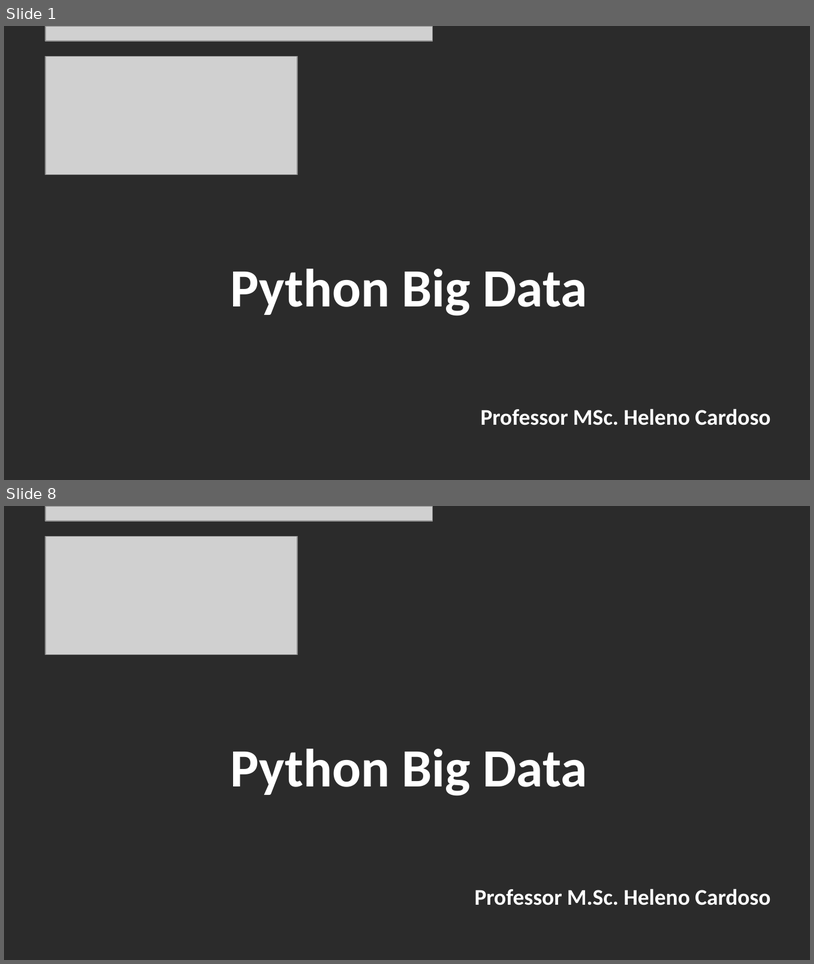
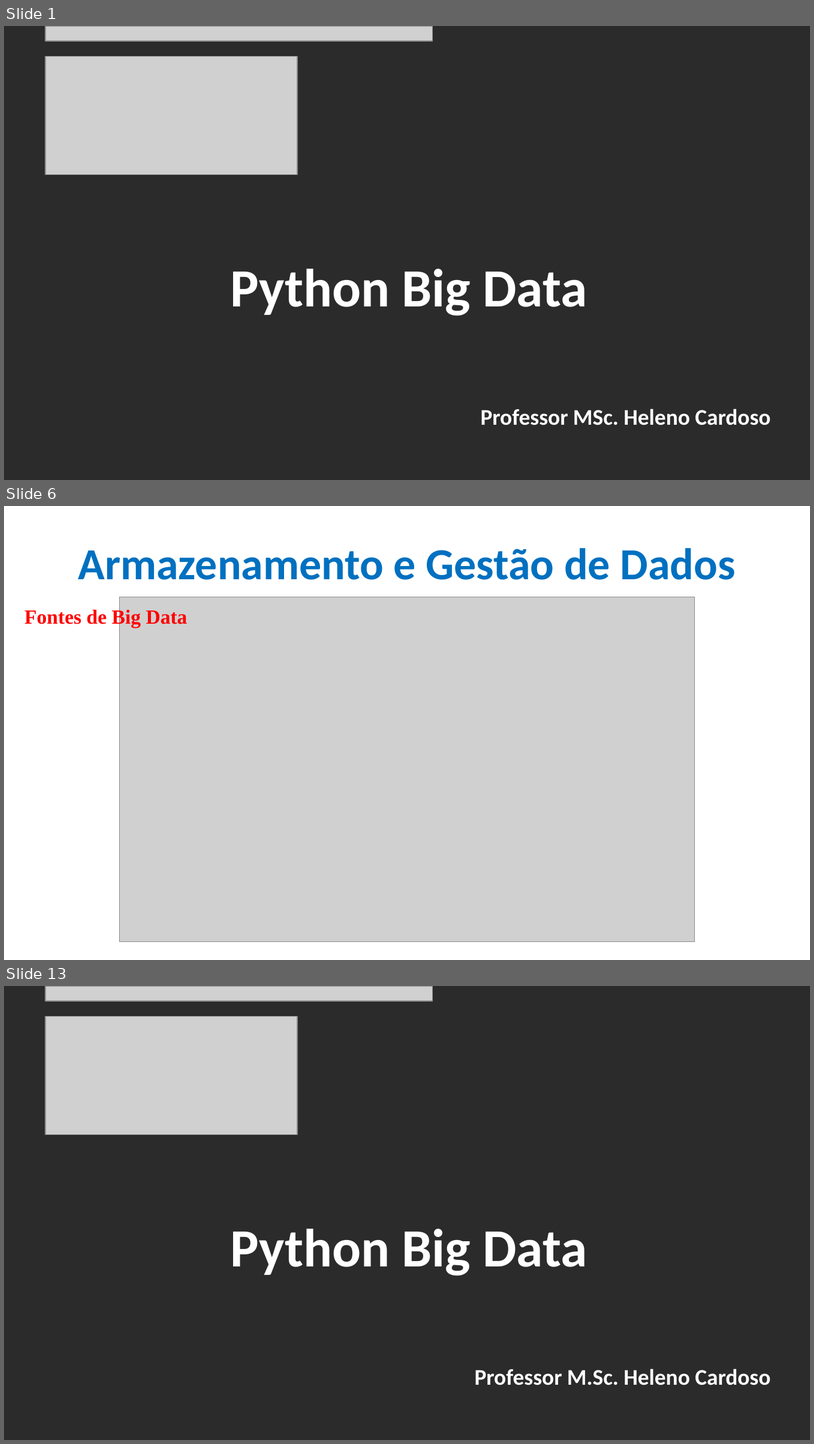
Before and after one commit to CloudEducationBrazil/WydenPythonBigData, a slide deck: 01 Classes/Aula 02 - Python Big Data.pptx. Shown one above the other, each under a label of ours: slides 1 and 8 before the commit, slides 1, 6 and 13 after it; the slides between them are not shown. The pictures are 814x964 and 814x1444 pixels, drawn with LibreOffice and Linux fonts; fonts in the diff are those of the drawing; grey boxes stand for pictures; background and template pictures are left out; a plain dark background stands for a picture behind light text. Boxes give left, top, right and bottom in pixels: in the first picture for what was removed or moved away, otherwise in the second. Text is boxed around its words. In the diff, an @@ line names an element or a change of style, - is before the commit and + after.

Commit message:
Ajuste ppt aulas Python Big Data

```diff
--- a/01 Classes/Aula 02 - Python Big Data.pptx
+++ b/01 Classes/Aula 02 - Python Big Data.pptx
@@ slide 6 added at (x1=4, y1=506, x2=810, y2=960), background picture (left out) @@
@@ title added at (x1=78, y1=548, x2=736, y2=580), 39.6 pt, text #0070C0, bold @@
+Armazenamento e Gestão de Dados
@@ text added at (x1=24, y1=607, x2=188, y2=627), 18 pt, text #FF0000, bold @@
+Fontes de Big Data
@@ picture added at (x1=119, y1=597, x2=694, y2=942) @@
@@ what was slide 8 is now slide 13 @@
```
Also in this commit, not shown: 6 slides changed, 4 other slides added, 22 other files.
